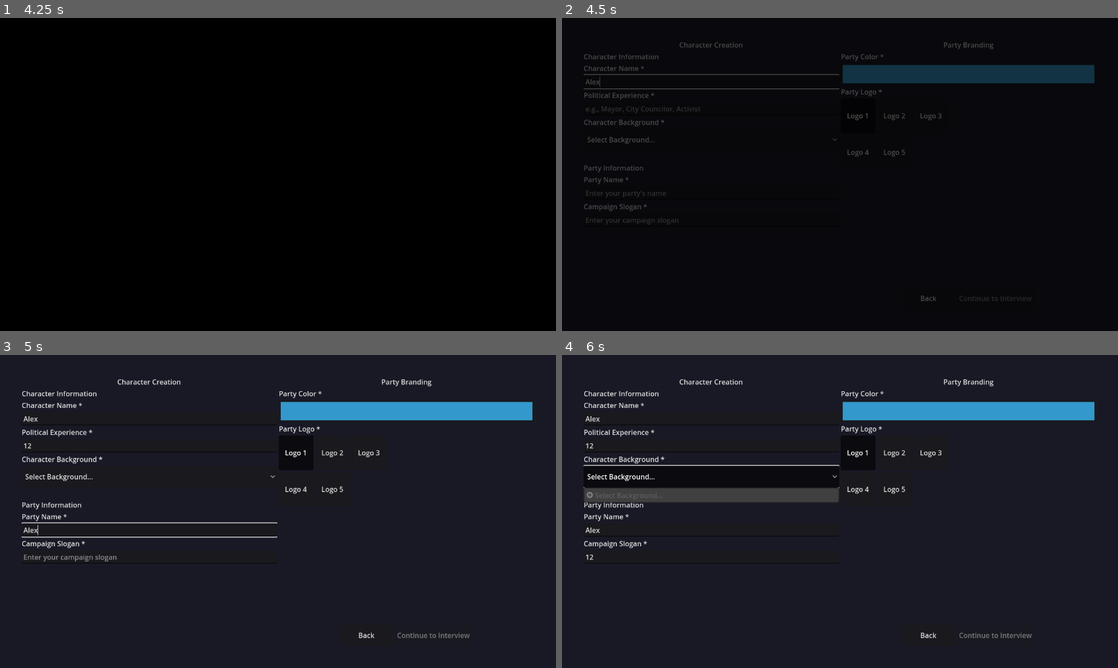
Above: before the commit, frames 1-4 (two rows, left to right).
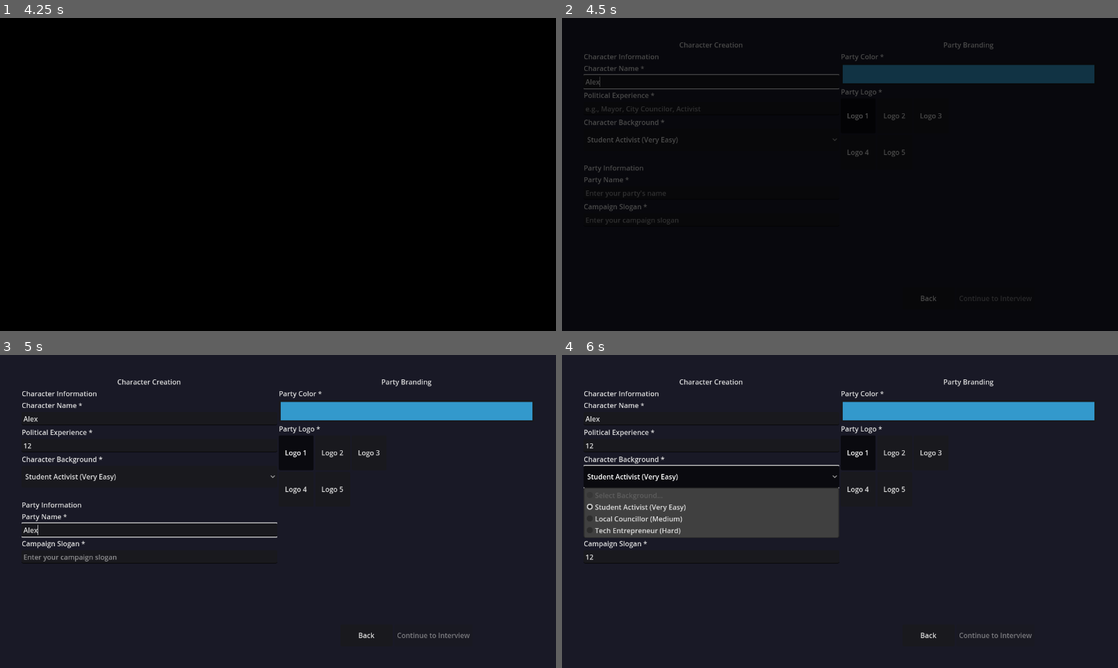
Above: after the commit, the same moments.

Repository: wimjan123/coalition-150
Game: Godot game, scene res://scenes/main/MainMenu.tscn
Same seed, same stepped clock (60 frames per second), same inputs: the game is played once before the commit and once after it.
Inputs (mouse positions are in pixels of both pictures, inside the frame that each line leads up to):
- Up to frame 1 (4.25 s): click "Start Game" at 0.5 s; click "Start Game" at 1.25 s; click "Create New Character" at 2 s; click "Create New Character" at 2.75 s; click "Create New Character" at 3.5 s
- Up to frame 2 (4.5 s): click (712, 80) at 4.27 s; type "Alex" at 4.35 s
- Up to frame 3 (5 s): click (150, 445) at 4.5 s; type "12" at 4.58 s; click (150, 530) at 4.73 s; type "Alex" at 4.82 s
- Up to frame 4 (6 s): click (712, 558) at 5.02 s; type "12" at 5.1 s; click "Select Background..." (after the commit: "Student Activist (Very Easy)") at 5.75 s

Frame 1 is identical in both runs. In frame 2, 0.1% of the frame differs, in the area x 5-21%, y 38-41%; in frame 3, 0.2%; in frame 4, 5.2%, in the area x 3-50%, y 38-59%.
Error before the commit: Invalid assignment of property or key 'preset_options' with value of type 'Array' on a base object of type 'Resource (CharacterBackgroundPresets)'. (res://scri…

Commit message:
fix: Resolve compilation errors and API issues
- Fix memory API calls (OS.get_static_memory_usage_by_type → OS.get_static_memory_usage)
- Fix coroutine call with await in UIConsistencyValidator
- Fix ternary operator syntax in ProgressBar.gd
- Fix typed array assignment in preset fallback system
- Add resource creation script for manual preset generation

These fixes should resolve the compilation errors preventing the preset system from loading properly.

Diff:
--- /dev/null
+++ b/create_presets_resource.gd
@@ -0,0 +1,159 @@
+# Script to recreate the preset resource file
+# Run this from Godot's script editor to regenerate CharacterBackgroundPresets.tres
+
+@tool
+extends RefCounted
+
+static func create_preset_resource():
+	print("Creating preset resource...")
+
+	# Create the collection
+	var presets = CharacterBackgroundPresets.new()
+	presets.version = "1.0.0"
+
+	# Create all 10 presets
+	var preset_data = [
+		{
+			"id": "student_activist",
+			"display_name": "Student Activist",
+			"background_text": "A passionate university student who organized climate protests and student union campaigns. New to formal politics but brings fresh energy and grassroots organizing experience.",
+			"character_archetype": "Grassroots Organizer",
+			"difficulty_rating": 1,
+			"difficulty_label": "Very Easy",
+			"gameplay_impact": "High social media reach, strong youth support, limited political connections",
+			"political_alignment": "Progressive",
+			"is_satirical": false
+		},
+		{
+			"id": "local_councillor",
+			"display_name": "Local Councillor",
+			"background_text": "Served three terms on the municipal council, focusing on housing policy and local business development. Knows the political process but lacks national recognition.",
+			"character_archetype": "Career Politician",
+			"difficulty_rating": 3,
+			"difficulty_label": "Easy",
+			"gameplay_impact": "Solid political foundations, established networks, moderate public recognition",
+			"political_alignment": "Centrist",
+			"is_satirical": false
+		},
+		{
+			"id": "union_leader",
+			"display_name": "Union Leader",
+			"background_text": "Led the national teachers' union through major contract negotiations and strikes. Strong connections to working-class voters but viewed with suspicion by business leaders.",
+			"character_archetype": "Labor Advocate",
+			"difficulty_rating": 4,
+			"difficulty_label": "Medium",
+			"gameplay_impact": "Strong labor support, experienced negotiator, challenges with business community",
+			"political_alignment": "Progressive",
+			"is_satirical": false
+		},
+		{
+			"id": "small_business_owner",
+			"display_name": "Small Business Owner",
+			"background_text": "Built a successful chain of local cafes from nothing. Understands economic challenges facing entrepreneurs and supports business-friendly policies while maintaining social responsibility.",
+			"character_archetype": "Pragmatic Entrepreneur",
+			"difficulty_rating": 5,
+			"difficulty_label": "Medium",
+			"gameplay_impact": "Business community support, economic credibility, must balance worker and owner interests",
+			"political_alignment": "Conservative",
+			"is_satirical": false
+		},
+		{
+			"id": "environmental_lawyer",
+			"display_name": "Environmental Lawyer",
+			"background_text": "Specialized in environmental law for 15 years, successfully sued major corporations for pollution violations. Brings legal expertise and green credentials to political arena.",
+			"character_archetype": "Legal Expert",
+			"difficulty_rating": 6,
+			"difficulty_label": "Medium",
+			"gameplay_impact": "Environmental movement support, legal knowledge, opposition from industrial interests",
+			"political_alignment": "Progressive",
+			"is_satirical": false
+		},
+		{
+			"id": "tech_entrepreneur",
+			"display_name": "Tech Entrepreneur",
+			"background_text": "Founded a successful fintech startup and sold it for millions. Advocates for digital innovation in government and liberal social policies combined with free-market economics.",
+			"character_archetype": "Digital Innovator",
+			"difficulty_rating": 7,
+			"difficulty_label": "Hard",
+			"gameplay_impact": "Tech sector support, innovation platform, scrutiny over wealth and business practices",
+			"political_alignment": "Libertarian",
+			"is_satirical": false
+		},
+		{
+			"id": "former_diplomat",
+			"display_name": "Former Diplomat",
+			"background_text": "Served as ambassador to Germany and led international trade negotiations. Brings foreign policy expertise and international connections but limited domestic political experience.",
+			"character_archetype": "International Expert",
+			"difficulty_rating": 8,
+			"difficulty_label": "Hard",
+			"gameplay_impact": "Foreign policy expertise, international credibility, must establish domestic base",
+			"political_alignment": "Centrist",
+			"is_satirical": false
+		},
+		{
+			"id": "reality_tv_personality",
+			"display_name": "Reality TV Personality",
+			"background_text": "Became famous on a popular reality show about Dutch entrepreneurs. Has name recognition and social media following but zero political experience. Critics question their seriousness.",
+			"character_archetype": "Celebrity Outsider",
+			"difficulty_rating": 2,
+			"difficulty_label": "Easy",
+			"gameplay_impact": "High name recognition, social media savvy, credibility challenges with serious voters",
+			"political_alignment": "Populist",
+			"is_satirical": true
+		},
+		{
+			"id": "retired_general",
+			"display_name": "Retired General",
+			"background_text": "Distinguished military career including NATO peacekeeping missions. Advocates for strong defense, law and order, and traditional values. Popular with older voters and security-minded citizens.",
+			"character_archetype": "Military Leader",
+			"difficulty_rating": 9,
+			"difficulty_label": "Very Hard",
+			"gameplay_impact": "Security credentials, discipline, must navigate civilian politics and diverse coalitions",
+			"political_alignment": "Conservative",
+			"is_satirical": false
+		},
+		{
+			"id": "influencer_philosopher",
+			"display_name": "Social Media Philosopher",
+			"background_text": "Gained millions of followers by explaining complex political theories through viral TikTok videos. Young voters love their accessible approach to philosophy, but traditional politicians dismiss them as a joke.",
+			"character_archetype": "Digital Native",
+			"difficulty_rating": 10,
+			"difficulty_label": "Expert",
+			"gameplay_impact": "Massive youth following, unconventional methods, establishment resistance and media skepticism",
+			"political_alignment": "Populist",
+			"is_satirical": true
+		}
+	]
+
+	# Create preset objects
+	var preset_options = []
+	for data in preset_data:
+		var preset = PresetOption.new()
+		preset.id = data["id"]
+		preset.display_name = data["display_name"]
+		preset.background_text = data["background_text"]
+		preset.character_archetype = data["character_archetype"]
+		preset.difficulty_rating = data["difficulty_rating"]
+		preset.difficulty_label = data["difficulty_label"]
+		preset.gameplay_impact = data["gameplay_impact"]
+		preset.political_alignment = data["political_alignment"]
+		preset.is_satirical = data["is_satirical"]
+		preset_options.append(preset)
+
+	presets.preset_options = preset_options
+
+	# Save the resource
+	var save_path = "res://assets/data/CharacterBackgroundPresets.tres"
+	var error = ResourceSaver.save(presets, save_path)
+
+	if error == OK:
+		print("✅ Successfully created preset resource at: ", save_path)
+		print("✅ Created ", preset_options.size(), " presets")
+	else:
+		print("❌ Failed to save preset resource: ", error)
+
+	return error == OK
+
+# Call this function to recreate the resource
+static func run():
+	return create_preset_resource()
--- a/scenes/ui/ProgressBar.gd
+++ b/scenes/ui/ProgressBar.gd
@@ -71,7 +71,8 @@
 
 func complete_progress() -> void:
 	set_progress(1.0, true)
-	await progress_tween.finished if progress_tween
+	if progress_tween:
+		await progress_tween.finished
 	progress_completed.emit()
 
 # Animation methods
--- a/scripts/player/CharacterPartyCreation.gd
+++ b/scripts/player/CharacterPartyCreation.gd
@@ -134,7 +134,11 @@
 	preset3.is_satirical = false
 	presets.append(preset3)
 
-	background_presets.preset_options = presets
+	# Create properly typed array
+	var typed_presets: Array[PresetOption] = []
+	for preset in presets:
+		typed_presets.append(preset)
+	background_presets.preset_options = typed_presets
 	background_presets.version = "fallback"
 	print("⚠️  Using ", presets.size(), " fallback presets due to resource loading failure")
 
--- a/scripts/validation/PerformanceProfiler.gd
+++ b/scripts/validation/PerformanceProfiler.gd
@@ -93,7 +93,7 @@
 
 static func _benchmark_memory_usage(metrics: PerformanceMetrics) -> void:
 	"""Benchmark memory usage of preset system"""
-	var baseline_memory = OS.get_static_memory_usage_by_type()[OS.MEMORY_STATIC_MAX]
+	var baseline_memory = OS.get_static_memory_usage()
 
 	var preset_path = "res://assets/data/CharacterBackgroundPresets.tres"
 	if not ResourceLoader.exists(preset_path):
@@ -105,7 +105,7 @@
 		var preset_resource = load(preset_path)
 		instances.append(preset_resource)
 
-	var peak_memory = OS.get_static_memory_usage_by_type()[OS.MEMORY_STATIC_MAX]
+	var peak_memory = OS.get_static_memory_usage()
 	metrics.memory_usage = peak_memory - baseline_memory
 
 	# Clean up
--- a/scripts/validation/PerformanceValidator.gd
+++ b/scripts/validation/PerformanceValidator.gd
@@ -50,7 +50,7 @@
 	return true
 
 func validate_memory_usage() -> bool:
-	var memory_mb = OS.get_static_memory_usage_by_type().total / (1024 * 1024)
+	var memory_mb = OS.get_static_memory_usage() / (1024 * 1024)
 
 	if memory_mb > 200.0:  # Conservative limit
 		performance_issue_detected.emit("memory", memory_mb)
@@ -78,7 +78,7 @@
 	return {
 		"average_fps": _calculate_average(fps_samples),
 		"average_scene_load_ms": _calculate_average(scene_load_times),
-		"current_memory_mb": OS.get_static_memory_usage_by_type().total / (1024 * 1024),
+		"current_memory_mb": OS.get_static_memory_usage() / (1024 * 1024),
 		"fps_stable": _calculate_average(fps_samples) >= 60.0,
 		"scene_loading_fast": scene_load_times.is_empty() or scene_load_times.max() <= 100.0
 	}
--- a/scripts/validation/UIConsistencyValidator.gd
+++ b/scripts/validation/UIConsistencyValidator.gd
@@ -75,7 +75,7 @@
 	ui_validation_results["proper_anchoring"] = _check_anchor_setup(launch_screen)
 
 	# Check scaling behavior
-	ui_validation_results["scales_properly"] = _test_scaling_behavior(launch_screen)
+	ui_validation_results["scales_properly"] = await _test_scaling_behavior(launch_screen)
 
 # Helper validation methods
 func _check_styling_consistency(launch_screen: LaunchScreen) -> bool:
--- a/tests/integration/test_performance.gd
+++ b/tests/integration/test_performance.gd
@@ -14,12 +14,12 @@
 	# Initialize performance monitoring
 	preset_loading_times.clear()
 	ui_update_times.clear()
-	memory_usage_start = OS.get_static_memory_usage_by_type()[OS.MEMORY_STATIC_MAX]
+	memory_usage_start = OS.get_static_memory_usage()
 	gut.p("Starting performance validation tests...")
 
 func after_each():
 	# Clean up and report memory usage
-	var memory_usage_end = OS.get_static_memory_usage_by_type()[OS.MEMORY_STATIC_MAX]
+	var memory_usage_end = OS.get_static_memory_usage()
 	var memory_diff = memory_usage_end - memory_usage_start
 	gut.p("Memory usage change: " + str(memory_diff) + " bytes")
 
@@ -148,7 +148,7 @@
 	gut.p("Testing memory usage for preset system...")
 
 	# Baseline memory usage
-	memory_usage_start = OS.get_static_memory_usage_by_type()[OS.MEMORY_STATIC_MAX]
+	memory_usage_start = OS.get_static_memory_usage()
 	gut.p("Baseline memory usage: " + str(memory_usage_start) + " bytes")
 
 	var preset_path = "res://assets/data/CharacterBackgroundPresets.tres"
@@ -168,7 +168,7 @@
 			preset_instances.append(preset_resource)
 
 		# Track peak memory usage
-		var current_memory = OS.get_static_memory_usage_by_type()[OS.MEMORY_STATIC_MAX]
+		var current_memory = OS.get_static_memory_usage()
 		if current_memory > memory_usage_peak:
 			memory_usage_peak = current_memory
 
--- a/tests/integration/test_scene_transitions.gd
+++ b/tests/integration/test_scene_transitions.gd
@@ -250,7 +250,7 @@
 func test_memory_usage_during_transitions():
 	"""Test that memory usage remains reasonable during transitions"""
 	# Get baseline memory usage
-	var initial_memory: int = OS.get_static_memory_usage_by_type()
+	var initial_memory: int = OS.get_static_memory_usage()
 
 	# Perform multiple transitions
 	for i in range(10):
@@ -263,7 +263,7 @@
 			await get_tree().process_frame
 			OS.low_processor_usage_mode = false
 
-	var final_memory: int = OS.get_static_memory_usage_by_type()
+	var final_memory: int = OS.get_static_memory_usage()
 	var memory_increase: int = final_memory - initial_memory
 
 	# Memory increase should be reasonable (less than 10MB)
Not shown, added: debug_presets.gd.uid
